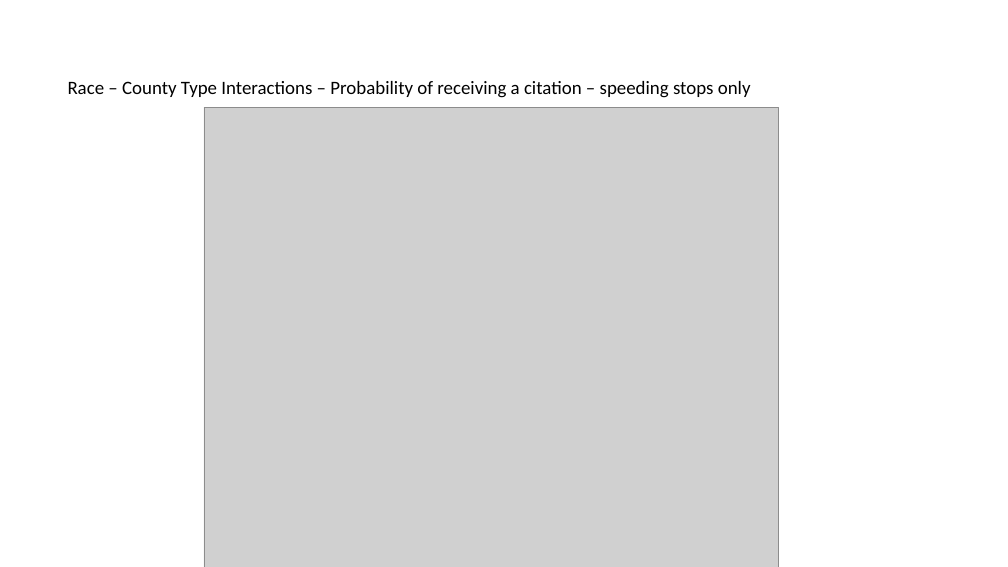
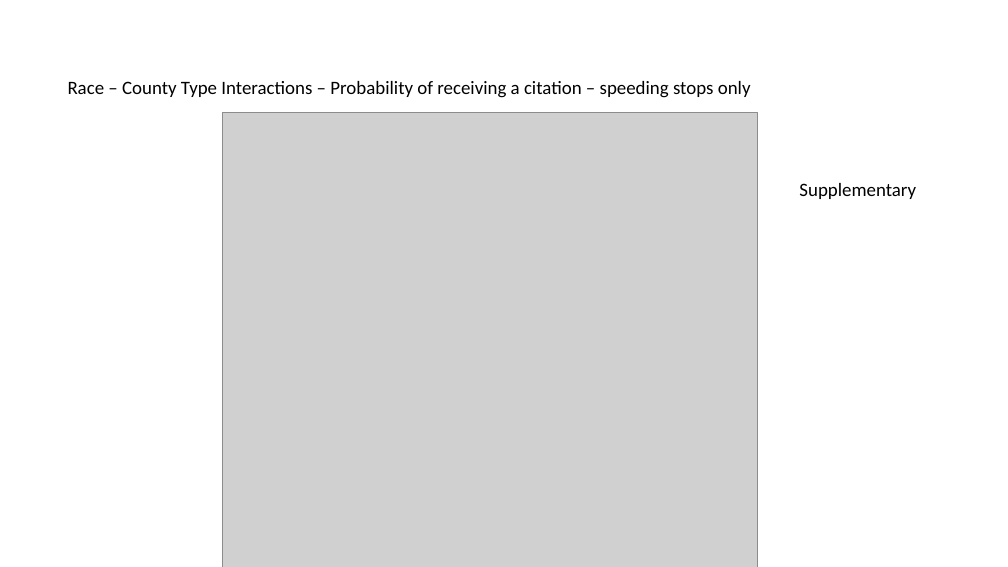
Before and after one commit to arkobarman/trafficStopProject, a slide deck: slide 62 of trafficStop_summer23.pptx. Drawn at 1008x567 pixels with LibreOffice and Linux fonts; fonts in the diff are those of the drawing; grey boxes stand for pictures. Boxes give left, top, right and bottom in pixels: in the first picture for what was removed or moved away, otherwise in the second. Text is boxed around its words. In the diff, an @@ line names an element or a change of style, - is before the commit and + after.

```diff
--- a/trafficStop_summer23.pptx
+++ b/trafficStop_summer23.pptx
@@ picture: place and size @@
-picture at <box>204,107,779,567</box>
+picture at <box>222,112,758,567</box>
@@ text added at <box>799,183,916,199</box>, 18 pt, text #000000 @@
+Supplementary
```
Also in this commit, not shown: 7 other slides changed, 25 other files.
